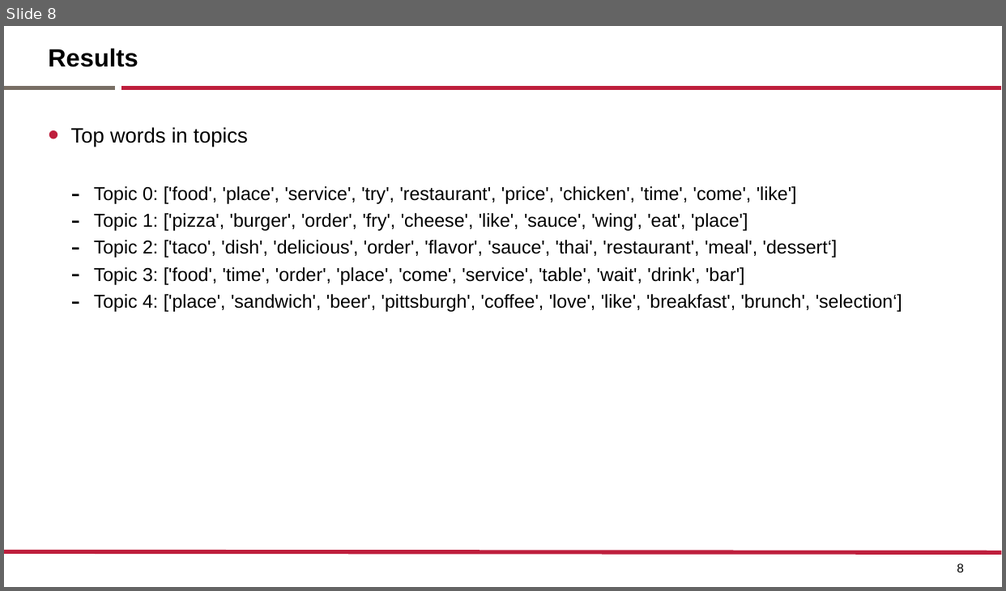
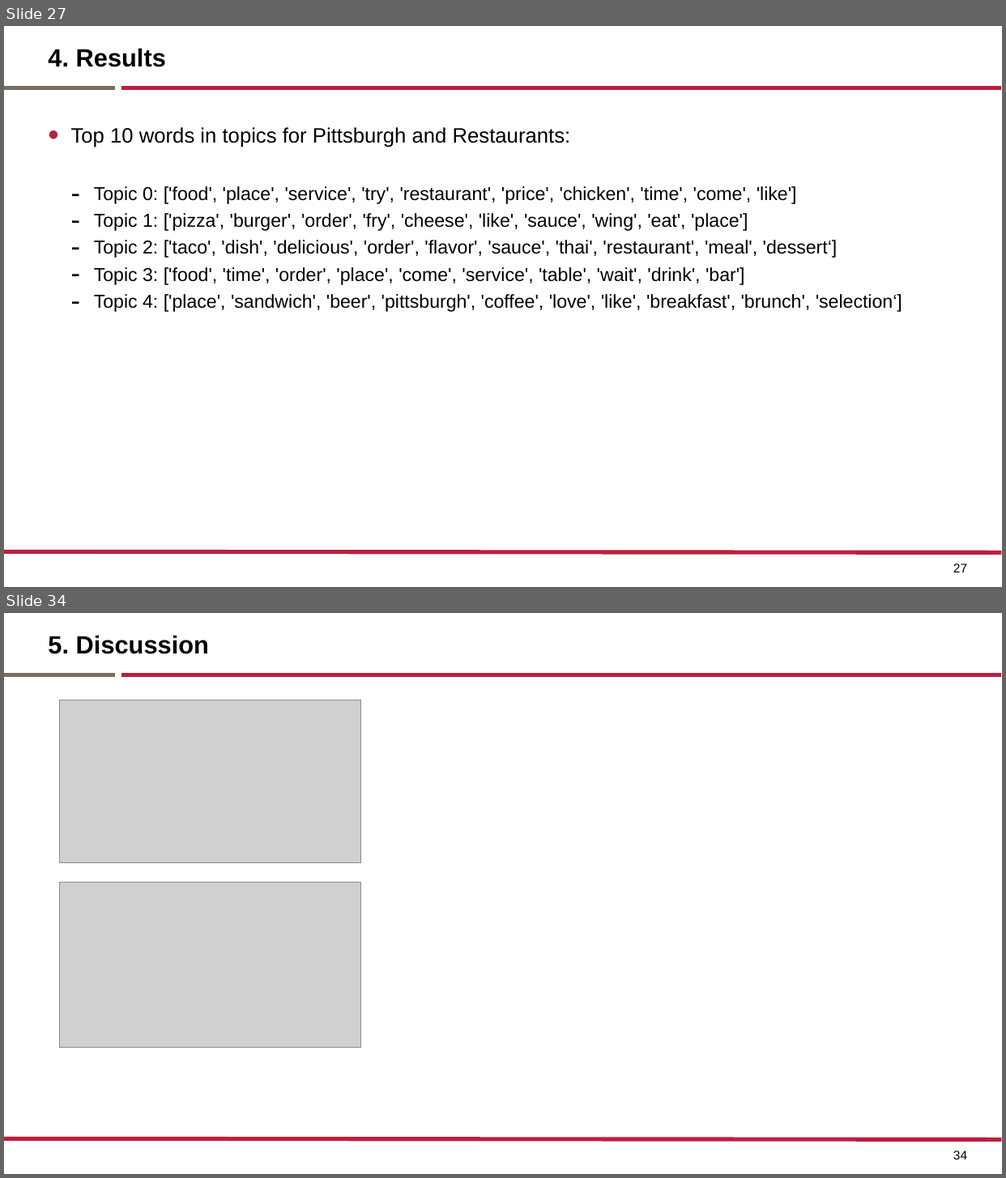
Before and after one commit to elviraPupka-Lipinski/Yelp_Analyzer, a slide deck: Presentation.pptx. Shown one above the other, each under a label of ours: slide 8 before the commit, slides 27 and 34 after it; the slides between them are not shown. The pictures are 1006x591 and 1006x1178 pixels, drawn with LibreOffice and Linux fonts; fonts in the diff are those of the drawing; grey boxes stand for pictures. Boxes give left, top, right and bottom in pixels: in the first picture for what was removed or moved away, otherwise in the second. Text is boxed around its words. In the diff, an @@ line names an element or a change of style, - is before the commit and + after.

```diff
--- a/Presentation.pptx
+++ b/Presentation.pptx
@@ slide 34 added at <box>4,613,1002,1174</box>, background #FFFFFF; not listed: 3 template elements that a slide beside it also shows @@
@@ title added at <box>48,635,209,654</box>, 24 pt, text #000000, bold @@
+5. Discussion
@@ picture added at <box>59,700,361,863</box> @@
@@ picture added at <box>59,883,361,1048</box> @@
@@ page number added at <box>953,1151,967,1160</box>, 12 pt, text #000000 @@
+34
@@ what was slide 8 is now slide 27 @@
@@ slide 27 changed as well @@
@@ title at <box>48,48,166,67</box>: text changed @@
-Results
+4. Results
@@ text at <box>71,127,571,148</box>: text changed @@
-• Top words in topics
+• Top 10 words in topics for Pittsburgh and Restaurants:
@@ page number at <box>953,564,967,573</box>: text changed @@
-8
+27
```
Also in this commit, not shown: 7 other slides changed, 29 other slides added, 4 slides removed, 4 other files.
